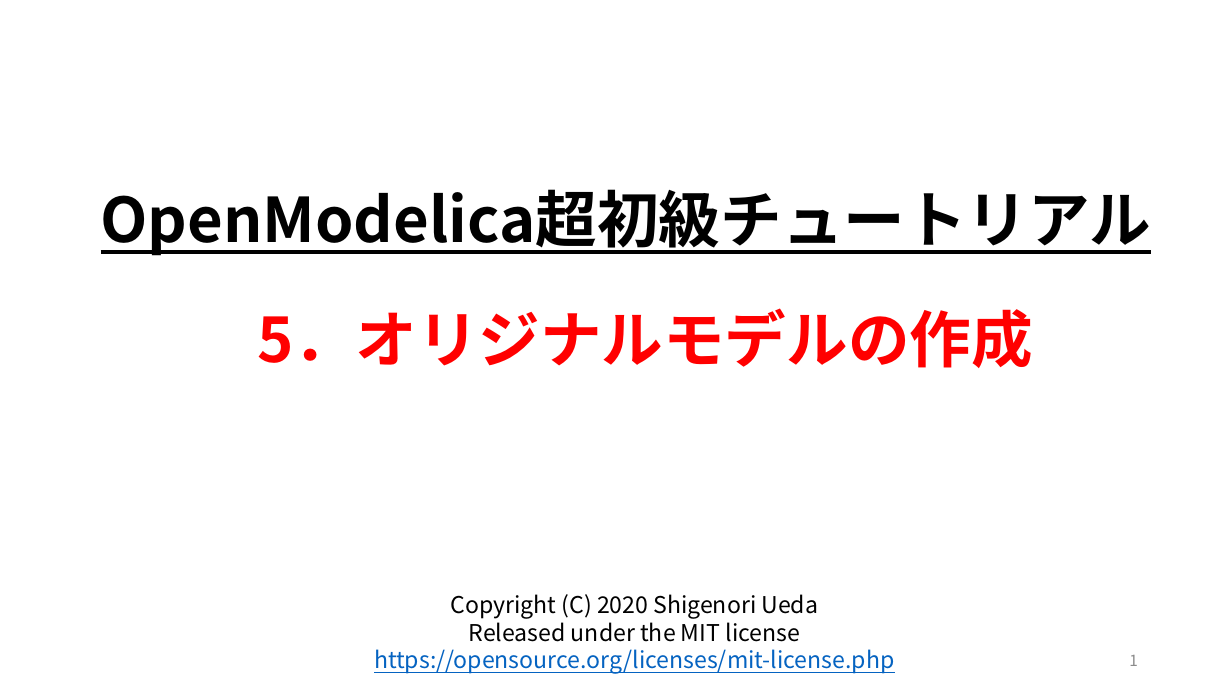
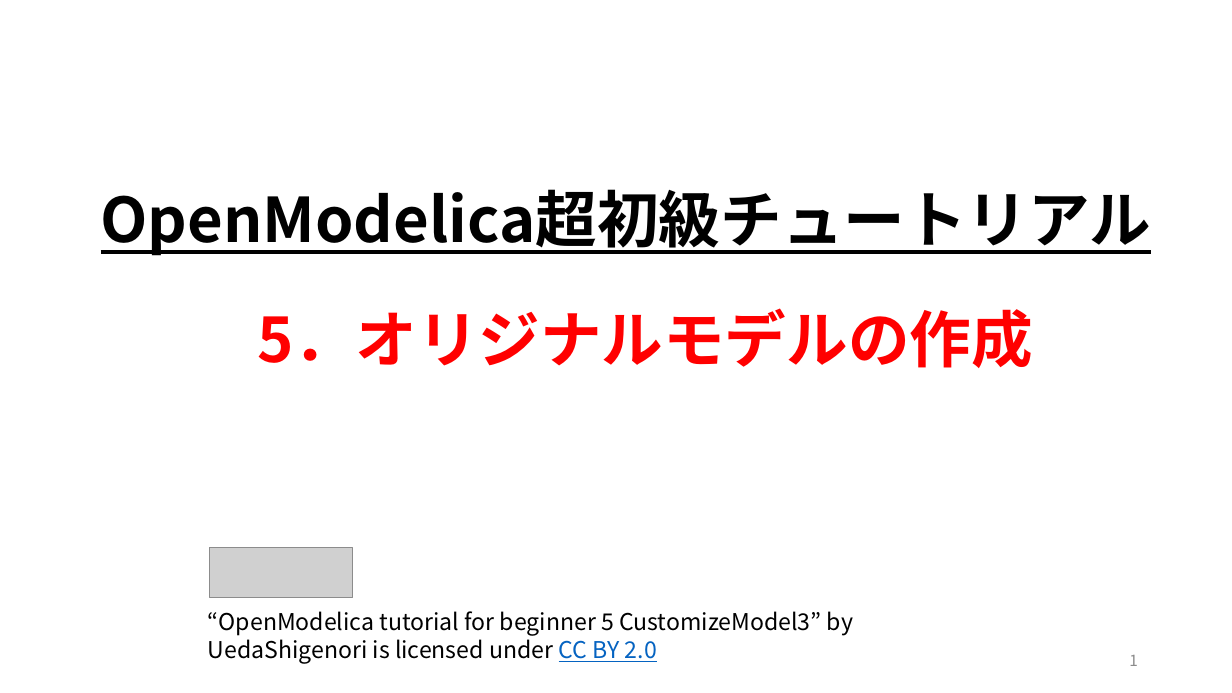
Before and after one commit to UedaShigenori/OpenModelica_Tutorials_Ja, a slide deck: slide 1 of 5_CustomizeModel3_OnePlusOne/OpenModelica_Tutorials_5.pptx. Drawn at 1232x693 pixels with LibreOffice and Linux fonts; fonts in the diff are those of the drawing; grey boxes stand for pictures. Boxes give left, top, right and bottom in pixels: in the first picture for what was removed or moved away, otherwise in the second. Text is boxed around its words. In the diff, an @@ line names an element or a change of style, - is before the commit and + after.

```diff
--- a/5_CustomizeModel3_OnePlusOne/OpenModelica_Tutorials_5.pptx
+++ b/5_CustomizeModel3_OnePlusOne/OpenModelica_Tutorials_5.pptx
@@ picture added at (210,548,353,598) @@
@@ text removed at (374,594,894,674) @@
-Copyright (C) 2020 Shigenori Ueda
-Released under the MIT license
-https://opensource.org/licenses/mit-license.php
@@ text added at (208,611,853,664), 18 pt, text #000000 @@
+“OpenModelica tutorial for beginner 5 CustomizeModel3” by UedaShigenori is licensed under CC BY 2.0
```
Also in this commit, not shown: 18 other files.
